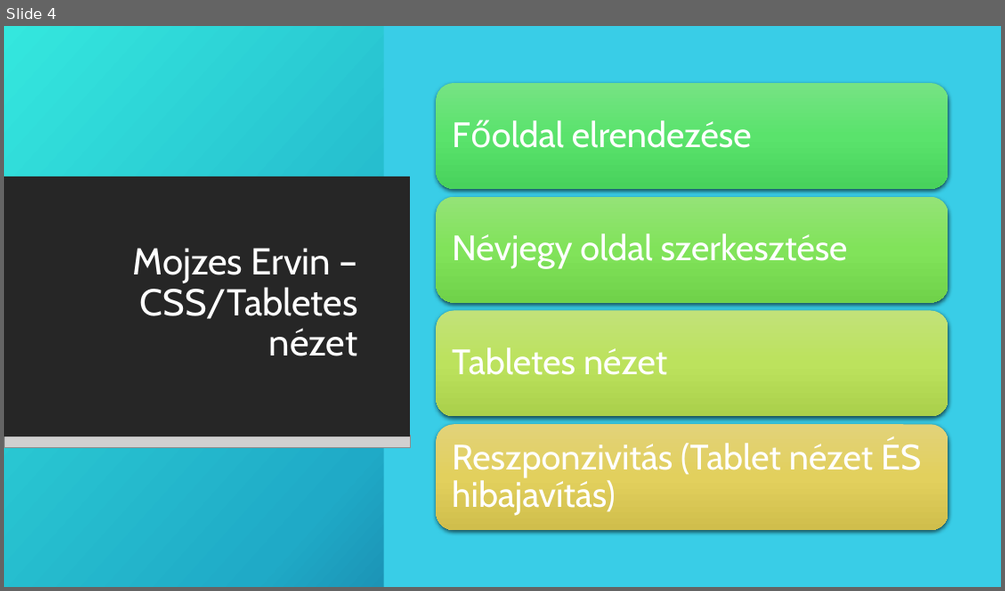
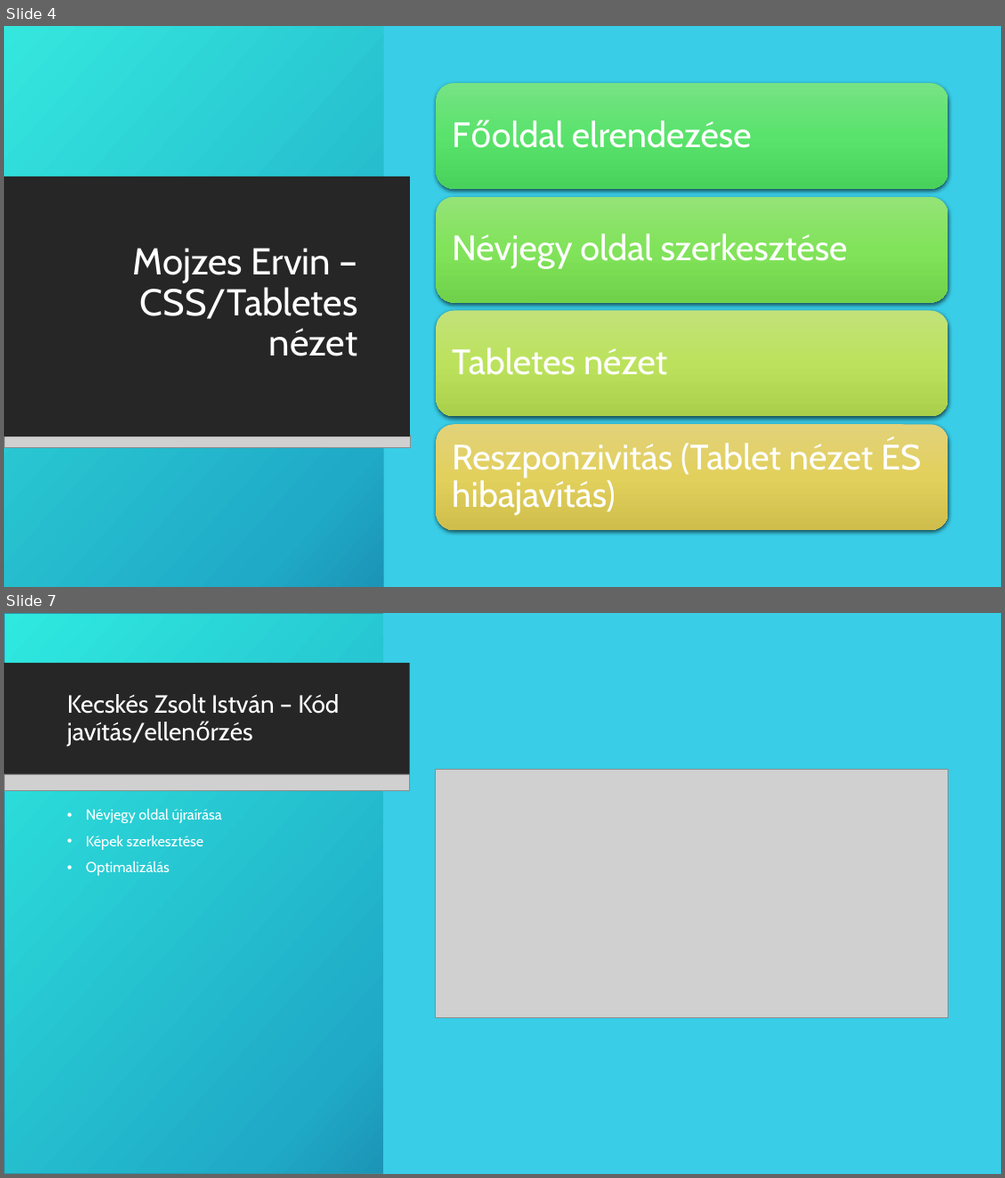
Before and after one commit to kecskeszsoltistvan/NyiltKodok, a slide deck: Open-Source.pptx. Shown one above the other, each under a label of ours: slide 4 before the commit, slides 4 and 7 after it; the slides between them are not shown. The pictures are 1005x591 and 1005x1178 pixels, drawn with LibreOffice and Linux fonts; fonts in the diff are those of the drawing; grey boxes stand for pictures; background and template pictures are left out. Boxes give left, top, right and bottom in pixels: in the first picture for what was removed or moved away, otherwise in the second. Text is boxed around its words. In the diff, an @@ line names an element or a change of style, - is before the commit and + after.

```diff
--- a/Open-Source.pptx
+++ b/Open-Source.pptx
@@ slide 7 added at (4,613,1001,1174), background picture (left out); not listed: 2 template elements that a slide beside it also shows @@
@@ rectangle added at (4,613,1001,1174), fill gradient #2FE9DF to #21ABC8 to #0C2263, outline #2A98AB 1 pt @@
@@ rectangle added at (383,613,1001,1174), fill #39CDE7 @@
@@ rectangle added at (4,663,409,775), fill #262626 @@
@@ title added at (67,694,339,746), 24 pt, text #FFFFFF @@
+Kecskés Zsolt István – Kód javítás/ellenőrzés
@@ picture added at (436,770,948,1018) @@
@@ picture added at (4,774,409,790) @@
@@ text added at (86,808,222,876), 14 pt, text #FFFFFF @@
+• Névjegy oldal újraírása
+• Képek szerkesztése
+• Optimalizálás
```
Also in this commit, not shown: 1 slide changed, 7 other slides added.
